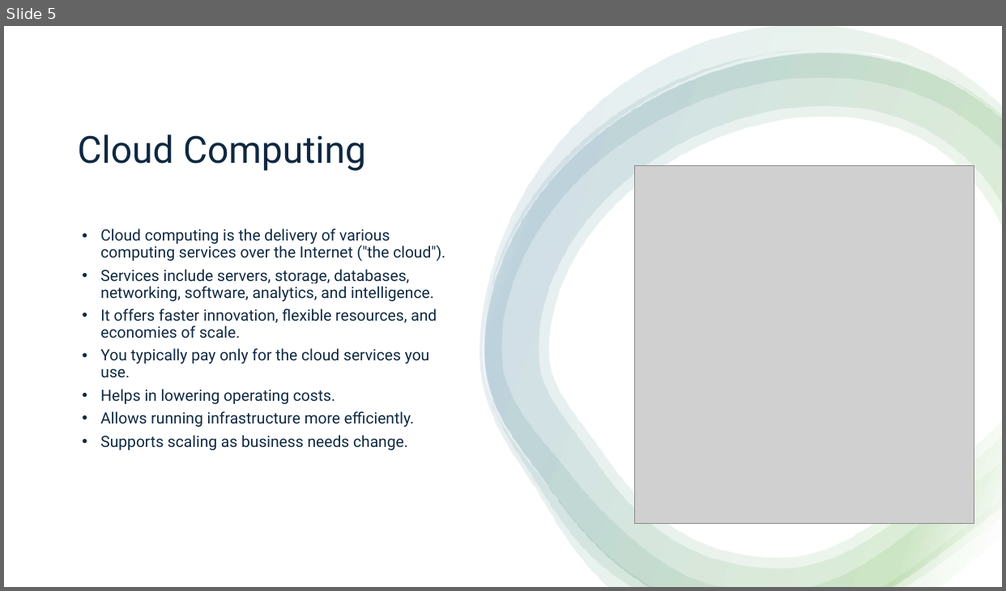
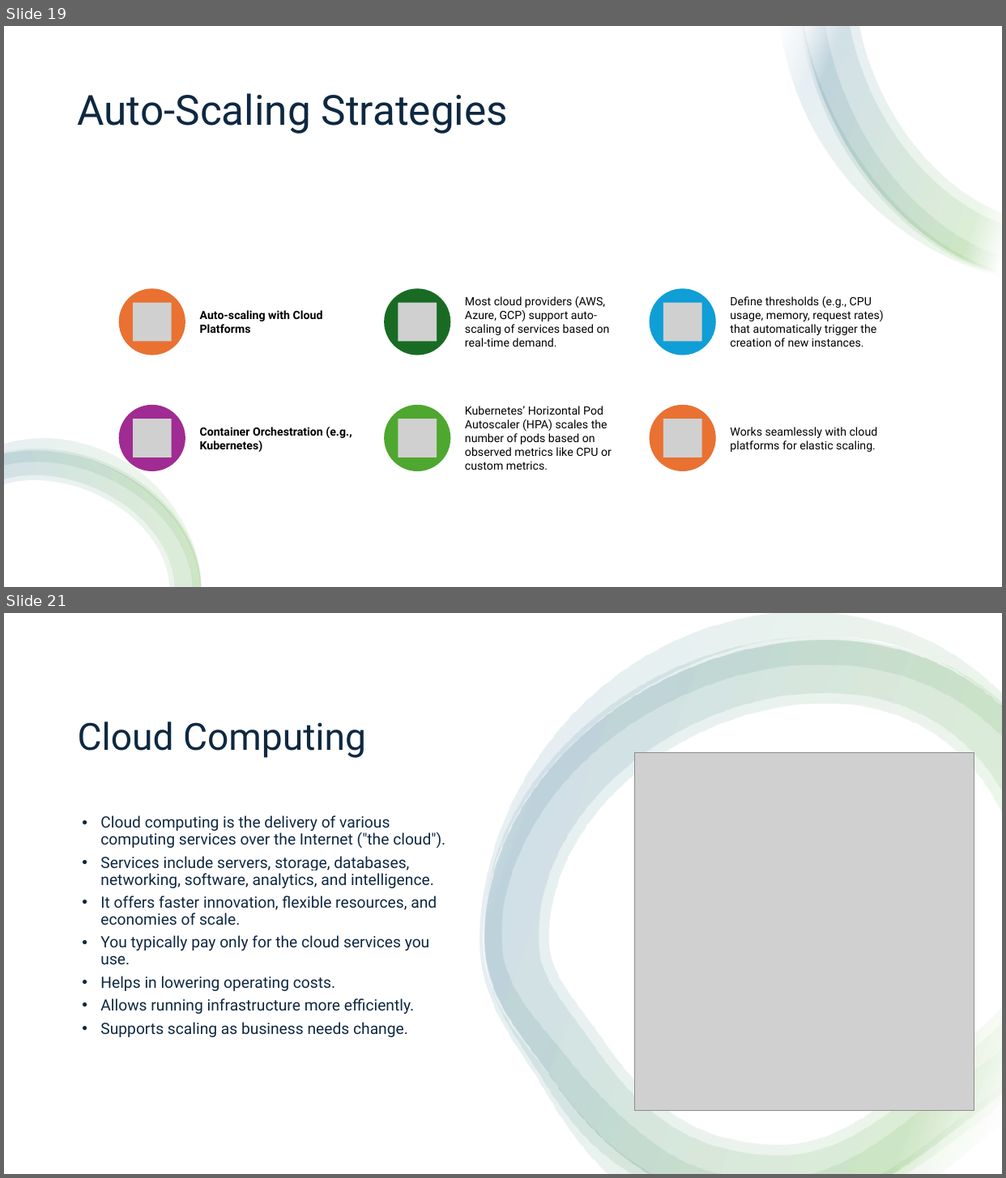
Before and after one commit to aprabhat/spring_boot_microservice, a slide deck: spring_boot.pptx. Shown one above the other, each under a label of ours: slide 5 before the commit, slides 19 and 21 after it; the slides between them are not shown. The pictures are 1006x591 and 1006x1178 pixels, drawn with LibreOffice and Linux fonts; fonts in the diff are those of the drawing; grey boxes stand for pictures. Boxes give left, top, right and bottom in pixels: in the first picture for what was removed or moved away, otherwise in the second. Text is boxed around its words. In the diff, an @@ line names an element or a change of style, - is before the commit and + after.

Commit message:
updated ppt

```diff
--- a/spring_boot.pptx
+++ b/spring_boot.pptx
@@ slide 19 added at [4,26,1002,587], background #FFFFFF @@
@@ rectangle added at [4,26,1002,587], fill #FFFFFF @@
@@ group added at [780,26,1002,277]: 4 freeform shapes @@
@@ title added at [78,93,508,134], 40 pt, text #0E2841 @@
+Auto-Scaling Strategies
@@ group added at [118,288,884,472]: 6 ellipses, 6 pictures, 6 texts @@
+Auto-scaling with Cloud Platforms
+Most cloud providers (AWS, Azure, GCP) support auto-scaling of services based on real-time demand.
+Define thresholds (e.g., CPU usage, memory, request rates) that automatically trigger the creation of new instances.
+Container Orchestration (e.g., Kubernetes)
+Kubernetes’ Horizontal Pod Autoscaler (HPA) scales the number of pods based on observed metrics like CPU or custom metrics.
+Works seamlessly with cloud platforms for elastic scaling.
@@ group added at [4,439,202,587]: 4 freeform shapes @@
@@ what was slide 5 is now slide 21 @@
```
Also in this commit, not shown: 7 other slides added.
